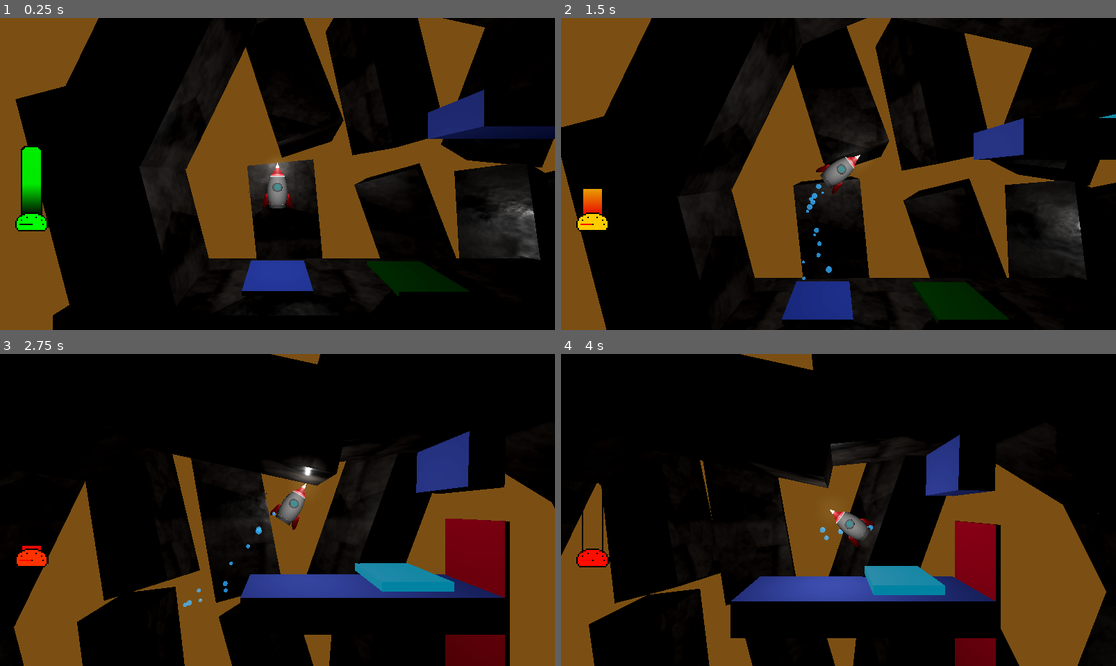
Above: before the commit, frames 1-4 (two rows, left to right).
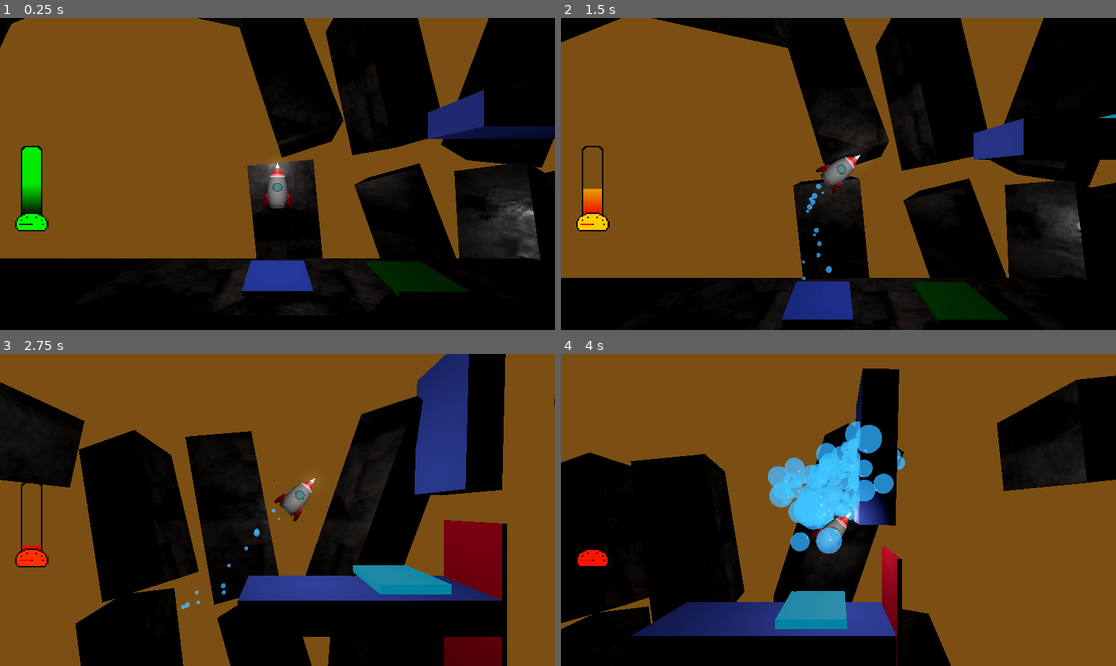
Above: after the commit, the same moments.

Repository: OutwardLightStudio/nexus
Game: Godot game, scene res://levels/level_12.tscn
Two runs of this game, one before a commit and one after it. Both use one fixed random seed, a clock stepped at 60 frames per second and the inputs below. This scene is started directly instead of the project's main scene. Sound files missing from this copy of the repository are replaced by a short silence.
Inputs:
- Up to frame 1 (0.25 s): no input
- Up to frame 2 (1.5 s): hold D (rotate_right) 0.53-1.28 s; tap E (boost) at 0.6, 1.35 s; hold A (rotate_left) from 1.28 s (still down)
- Up to frame 3 (2.75 s): release A (rotate_left) at 2.03 s; hold D (rotate_right) from 2.03 s (still down); tap E (boost) at 2.1 s
- Up to frame 4 (4 s): release D (rotate_right) at 2.78 s; hold Space (thrust) 2.78-3.53 s; tap E (boost) at 2.85, 3.6 s; hold A (rotate_left) from 3.53 s (still down)

The runs differ from the first frame. In frame 1, 25% of the frame differs, in the area x 0-92%, y 0-100%; in frame 2, 26%; in frame 3, 34%; in frame 4, 62%, in the area x 0-100%, y 0-100%.

Commit message:
Update cave_4.tscn

Diff:
--- a/environments/cave_4.tscn
+++ b/environments/cave_4.tscn
@@ -4,28 +4,28 @@
 [ext_resource type="PackedScene" uid="uid://np51o35vf0gb" path="res://environments/cave_environment.tscn" id="2_qj6y5"]
 
 [node name="Cave" type="CSGBox3D"]
-transform = Transform3D(1, 0, 0, 0, 1, 0, 0, 0, 1, -0.0034647, -4.03332, 0.0347519)
+transform = Transform3D(1, 0, 0, 0, 1, 0, 0, 0, 1, 14.4017, -4.03332, 0.0347519)
 use_collision = true
-size = Vector3(38, 8, 5)
+size = Vector3(66.8104, 8, 5)
 material = ExtResource("1_vtt8p")
 
 [node name="Wall" type="CSGBox3D" parent="."]
-transform = Transform3D(0.931647, 0.363365, 0, -0.363365, 0.931647, 0, 0, 0, 1, 18.4038, 7.24819, 0)
+transform = Transform3D(0.931647, 0.363365, 0, -0.363365, 0.931647, 0, 0, 0, 1, 32.9105, 7.24819, 0)
 size = Vector3(4, 10, 4)
 material = ExtResource("1_vtt8p")
 
 [node name="Wall2" type="CSGBox3D" parent="."]
-transform = Transform3D(0.895051, -0.445964, 0, 0.445964, 0.895051, 0, 0, 0, 1, 18.3969, 15.2753, 0)
+transform = Transform3D(0.895051, -0.445964, 0, 0.445964, 0.895051, 0, 0, 0, 1, 32.9036, 15.2753, 0)
 size = Vector3(4, 10, 4)
 material = ExtResource("1_vtt8p")
 
 [node name="Wall3" type="CSGBox3D" parent="."]
-transform = Transform3D(0.523347, -0.85212, 0, 0.85212, 0.523347, 0, 0, 0, 1, 13.1181, 20.5166, 0)
+transform = Transform3D(0.523347, -0.85212, 0, 0.85212, 0.523347, 0, 0, 0, 1, 27.6248, 20.5166, 0)
 size = Vector3(4, 10, 4)
 material = ExtResource("1_vtt8p")
 
 [node name="Wall4" type="CSGBox3D" parent="."]
-transform = Transform3D(-0.100518, -0.994935, 0, 0.994935, -0.100518, 0, 0, 0, 1, 6.32474, 21.4768, 0)
+transform = Transform3D(-0.100518, -0.994935, 0, 0.994935, -0.100518, 0, 0, 0, 1, 20.8315, 21.4768, 0)
 size = Vector3(4, 10, 4)
 material = ExtResource("1_vtt8p")
 
@@ -65,22 +65,22 @@
 material = ExtResource("1_vtt8p")
 
 [node name="Wall5" type="CSGBox3D" parent="."]
-transform = Transform3D(0.214002, -0.976833, 0, 0.976833, 0.214002, 0, 0, 0, 1, -2.81858, 20.749, 0)
+transform = Transform3D(0.214002, -0.976833, 0, 0.976833, 0.214002, 0, 0, 0, 1, -17.229, 20.749, 0)
 size = Vector3(4, 10, 4)
 material = ExtResource("1_vtt8p")
 
 [node name="Wall6" type="CSGBox3D" parent="."]
-transform = Transform3D(-0.373069, -0.927804, 0, 0.927804, -0.373069, 0, 0, 0, 1, -11.6029, 20.2963, 0)
+transform = Transform3D(-0.373069, -0.927804, 0, 0.927804, -0.373069, 0, 0, 0, 1, -26.0133, 20.2963, 0)
 size = Vector3(4, 10, 4)
 material = ExtResource("1_vtt8p")
 
 [node name="Wall7" type="CSGBox3D" parent="."]
-transform = Transform3D(-0.898825, -0.438308, 0, 0.438308, -0.898825, 0, 0, 0, 1, -15.7324, 14.8444, 0)
+transform = Transform3D(-0.898825, -0.438308, 0, 0.438308, -0.898825, 0, 0, 0, 1, -30.1428, 14.8444, 0)
 size = Vector3(4, 10, 4)
 material = ExtResource("1_vtt8p")
 
 [node name="Wall8" type="CSGBox3D" parent="."]
-transform = Transform3D(-0.96709, 0.254433, 0, -0.254433, -0.96709, 0, 0, 0, 1, -17.798, 7.76591, 0)
+transform = Transform3D(-0.96709, 0.254433, 0, -0.254433, -0.96709, 0, 0, 0, 1, -32.2084, 7.76591, 0)
 size = Vector3(4, 10, 4)
 material = ExtResource("1_vtt8p")
 
